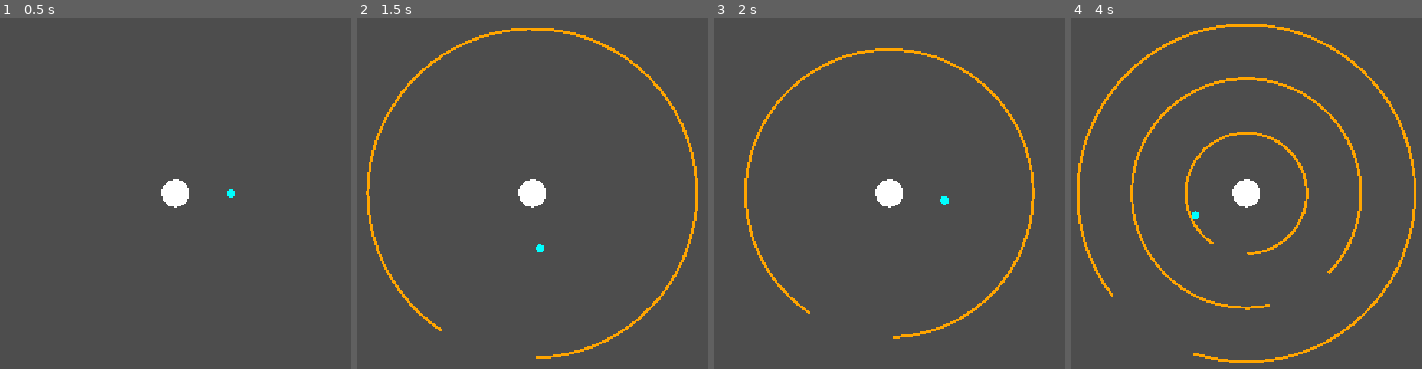
Above: before the commit, frames 1-4 (left to right).
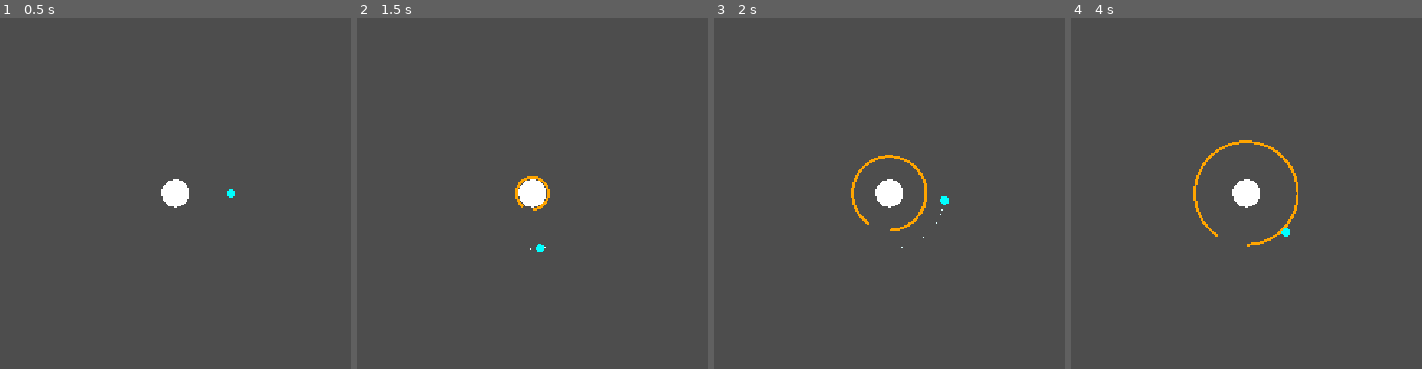
Above: after the commit, the same moments.

Repository: reyadvoid/Homebound
Game: Godot game, scene res://scenes/Main.tscn
The game is run twice, just before and just after one commit, with the same random seed, the same clock (stepped at 60 frames per second) and the same inputs.
Inputs:
- Up to frame 1 (0.5 s): no input
- Up to frame 2 (1.5 s): tap Enter at 0.5 s; hold D (rotate_right) 0.53-1.28 s; tap Space at 1.25 s; hold A (rotate_left) from 1.28 s (still down)
- Up to frame 3 (2 s): keep holding A (rotate_left)
- Up to frame 4 (4 s): release A (rotate_left) at 2.03 s; hold D (rotate_right) 2.03-3.53 s; hold A (rotate_left) from 3.53 s (still down)

Frame 1 is identical in both runs. In frame 2, 2.3% of the frame differs, in the area x 2-98%, y 2-98%; in frame 3, 2.3%; in frame 4, 5.1%, in the area x 1-99%, y 1-99%.

Commit message:
outward rings, all 20 stages, wormhole twist, dark ages effect, particle trail

Diff:
--- a/homebound/scenes/Main.tscn
+++ b/homebound/scenes/Main.tscn
@@ -2,5 +2,19 @@
 
 [ext_resource type="Script" uid="uid://5i187nuge6pi" path="res://scripts/main.gd" id="1_elqb8"]
 
+[sub_resource type="ParticleProcessMaterial" id="ParticleProcessMaterial_hdm0q"]
+particle_flag_disable_z = true
+spread = 15.0
+initial_velocity_min = 0.5
+initial_velocity_max = 1.0
+gravity = Vector3(0, 0, 0)
+scale_min = 0.5
+color = Color(0.8784314, 1, 1, 1)
+
 [node name="Main" type="Node2D" unique_id=1851688080]
 script = ExtResource("1_elqb8")
+
+[node name="Trail" type="GPUParticles2D" parent="." unique_id=299638317]
+amount = 32
+lifetime = 0.5
+process_material = SubResource("ParticleProcessMaterial_hdm0q")
--- a/homebound/scripts/main.gd
+++ b/homebound/scripts/main.gd
@@ -1,9 +1,12 @@
 extends Node2D
+
+@onready var trail = $Trail
 
 var center = Vector2(300, 300)
 var player_radius = 80.0
 var player_angle = 0.0
 var angular_speed = 2.6
+var player_pos = Vector2.ZERO
 var ring_speed = 60.0
 var gap_width = 0.6
 var running = true
@@ -15,41 +18,74 @@
 	{ "name": "Big Bang", "ring_type": "out", "rings_to_pass": 3, "color": Color(1, 1, 1) },
 	{ "name": "Primordial Plasma", "ring_type": "in", "rings_to_pass": 4, "color": Color(0.9, 0.3, 0.1) },
 	{ "name": "Recombination", "ring_type": "in", "rings_to_pass": 3, "color": Color(0.9, 0.8, 0.4) },
-	{ "name": "The Dark Ages", "ring_type": "in", "rings_to_pass": 4, "color": Color(0.05, 0.05, 0.08) },
+	{ "name": "The Dark Ages", "ring_type": "in", "rings_to_pass": 4, "color": Color(1, 1, 1), "low_visibility": true },
 	{ "name": "First Starlight", "ring_type": "in", "rings_to_pass": 3, "color": Color(0.6, 0.8, 1.0) },
+	{ "name": "Protogalaxy", "ring_type": "in", "rings_to_pass": 3, "color": Color(0.3, 0.6, 0.65) },
+	{ "name": "Nebula", "ring_type": "in", "rings_to_pass": 3, "color": Color(0.75, 0.5, 0.8) },
+	{ "name": "Star Cluster", "ring_type": "in", "rings_to_pass": 4, "color": Color(0.8, 0.9, 1.0) },
+	{ "name": "Supernova", "ring_type": "out", "rings_to_pass": 3, "color": Color(1.0, 0.5, 0.15) },
+	{ "name": "Neutron Star", "ring_type": "in", "rings_to_pass": 5, "color": Color(0.7, 0.85, 1.0) },
+	{ "name": "Pulsar", "ring_type": "in", "rings_to_pass": 4, "color": Color(0.6, 0.75, 1.0) },
+	{ "name": "Black Hole", "ring_type": "in", "rings_to_pass": 6, "color": Color(0.03, 0.03, 0.05) },
+	{ "name": "Quasar", "ring_type": "in", "rings_to_pass": 5, "color": Color(1.0, 0.95, 0.6) },
+	{ "name": "Galactic Core", "ring_type": "in", "rings_to_pass": 4, "color": Color(0.85, 0.7, 0.35) },
+	{ "name": "Wormhole", "ring_type": "in", "rings_to_pass": 4, "color": Color(0.35, 0.55, 0.7), "two_path": true },
+	{ "name": "White Hole", "ring_type": "out", "rings_to_pass": 3, "color": Color(1, 1, 1) },
+	{ "name": "Molecular Cloud", "ring_type": "in", "rings_to_pass": 3, "color": Color(0.5, 0.55, 0.65) },
+	{ "name": "Oort Cloud", "ring_type": "in", "rings_to_pass": 3, "color": Color(0.7, 0.8, 0.9) },
+	{ "name": "Asteroid Belt", "ring_type": "in", "rings_to_pass": 4, "color": Color(0.55, 0.45, 0.35) },
+	{ "name": "Earth", "ring_type": "none", "rings_to_pass": 0, "color": Color(0.25, 0.6, 0.5) },
 ]
 var stage_index = 0
 var passes_this_stage = 0
 
+func in_gap_range(angle: float, gs_raw: float, gw: float) -> bool:
+	var a = fposmod(angle, TAU)
+	var gs = fposmod(gs_raw, TAU)
+	var ge = fposmod(gs_raw + gw, TAU)
+	return (a >= gs and a <= ge) if gs < ge else (a >= gs or a <= ge)
+
 func _process(delta):
 	if not running:
+		trail.emitting = false
 		return
 	if Input.is_action_pressed("rotate_left"):
 		player_angle -= angular_speed * delta
 	if Input.is_action_pressed("rotate_right"):
 		player_angle += angular_speed * delta
 
+	player_pos = center + Vector2(cos(player_angle), sin(player_angle)) * player_radius
+	trail.position = player_pos
+	trail.emitting = true
+
 	spawn_timer += delta
 	if spawn_timer >= spawn_interval:
 		spawn_timer = 0.0
-		rings.append({ "radius": 250.0, "gap_start": randf() * TAU, "resolved": false })
+		var s = stages[stage_index]
+		var start_radius = 10.0 if s.ring_type == "out" else 250.0
+		var new_ring = { "radius": start_radius, "gap_start": randf() * TAU, "resolved": false, "ring_type": s.ring_type }
+		if s.get("two_path", false):
+			new_ring["gap_start_2"] = new_ring.gap_start + PI + (randf() - 0.5) * 1.0
+		rings.append(new_ring)
 
 	for i in range(rings.size() - 1, -1, -1):
 		var ring = rings[i]
-		ring.radius -= ring_speed * delta
+		if ring.ring_type == "out":
+			ring.radius += ring_speed * delta
+		else:
+			ring.radius -= ring_speed * delta
 		if not ring.resolved and ring.radius <= player_radius + 6 and ring.radius >= player_radius - 6:
 			ring.resolved = true
-			var a = fposmod(player_angle, TAU)
-			var gs = fposmod(ring.gap_start, TAU)
-			var ge = fposmod(ring.gap_start + gap_width, TAU)
-			var in_gap = (a >= gs and a <= ge) if gs < ge else (a >= gs or a <= ge)
-			if in_gap:
+			var passed = in_gap_range(player_angle, ring.gap_start, gap_width)
+			if ring.has("gap_start_2"):
+				passed = passed or in_gap_range(player_angle, ring.gap_start_2, gap_width)
+			if passed:
 				on_ring_passed()
 			else:
 				running = false
 				print("Missed it — press Play again to retry")
 			break
-		if ring.radius <= 0:
+		if ring.radius <= 0 or ring.radius > 300:
 			rings.remove_at(i)
 	queue_redraw()
 
@@ -63,15 +99,38 @@
 	passes_this_stage = 0
 	rings.clear()
 	if stage_index >= stages.size():
-		print("Reached the end of the first 5 stages!")
+		print("Reached the end of all stages!")
 		running = false
 		return
-	modulate = stages[stage_index].color
-	print("Now entering: " + stages[stage_index].name)
+	var s = stages[stage_index]
+	modulate = s.color
+	if s.ring_type == "none":
+		print("Welcome home. You reached Earth.")
+		running = false
+		return
+	print("Now entering: " + s.name)
+
+func draw_ring(ring):
+	var s = stages[stage_index]
+	var low_vis = s.get("low_visibility", false)
+	var wall_color = Color(0.15, 0.15, 0.18) if low_vis else Color.ORANGE
+	if ring.has("gap_start_2"):
+		var gaps = [ring.gap_start, ring.gap_start_2]
+		gaps.sort()
+		var g1 = fposmod(gaps[0], TAU)
+		var g2 = fposmod(gaps[1], TAU)
+		draw_arc(center, ring.radius, g1 + gap_width, g2, 48, wall_color, 4.0)
+		draw_arc(center, ring.radius, g2 + gap_width, g1 + TAU, 48, wall_color, 4.0)
+	else:
+		draw_arc(center, ring.radius, ring.gap_start + gap_width, ring.gap_start + TAU, 64, wall_color, 4.0)
+	if low_vis:
+		var edge1 = center + Vector2(cos(ring.gap_start), sin(ring.gap_start)) * ring.radius
+		var edge2 = center + Vector2(cos(ring.gap_start + gap_width), sin(ring.gap_start + gap_width)) * ring.radius
+		draw_circle(edge1, 5, Color(1, 0.95, 0.6))
+		draw_circle(edge2, 5, Color(1, 0.95, 0.6))
 
 func _draw():
 	draw_circle(center, 20, Color.WHITE)
 	for ring in rings:
-		draw_arc(center, ring.radius, ring.gap_start + gap_width, ring.gap_start + TAU, 64, Color.ORANGE, 4.0)
-	var player_pos = center + Vector2(cos(player_angle), sin(player_angle)) * player_radius
+		draw_ring(ring)
 	draw_circle(player_pos, 6, Color.CYAN)
